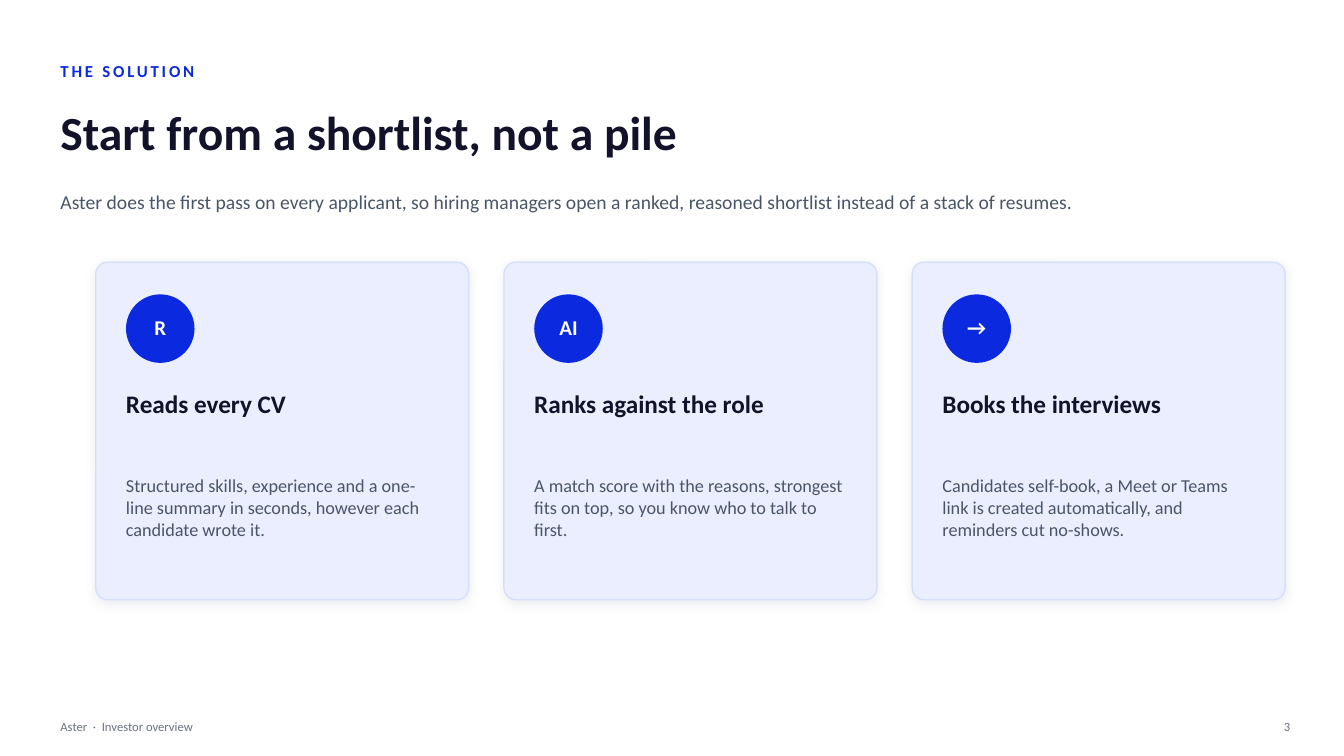
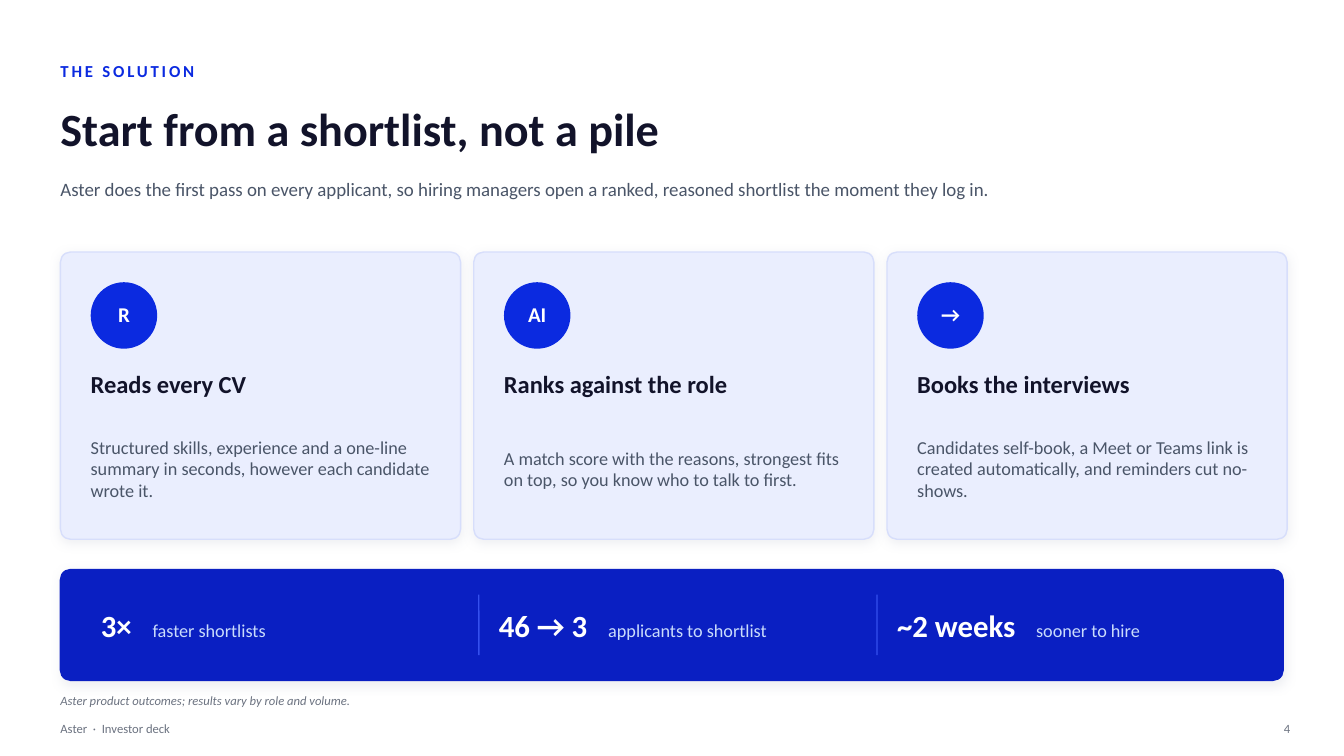
Before and after one commit to shahramly83/aster, a slide deck: slide 4 of docs/aster-investor.pptx (slide 3 before the commit). Drawn at 1344x756 pixels with LibreOffice and Linux fonts; fonts in the diff are those of the drawing. Boxes give left, top, right and bottom in pixels: in the first picture for what was removed or moved away, otherwise in the second. Text is boxed around its words. In the diff, an @@ line names an element or a change of style, - is before the commit and + after.

```diff
--- a/docs/aster-investor.pptx
+++ b/docs/aster-investor.pptx
@@ text "Start from a shortlist, not ..." at bbox=[60, 113, 659, 154]: size 34 to 33 pt @@
@@ text at bbox=[60, 183, 988, 199]: text changed; size 14 to 13.5 pt @@
-Aster does the first pass on every applicant, so hiring managers open a ranked, reasoned shortlist instead of a stack of resumes.
+Aster does the first pass on every applicant, so hiring managers open a ranked, reasoned shortlist the moment they log in.
@@ shadow changed; proportions changed in 3 elements at bbox=[887, 252, 1288, 539], bbox=[474, 252, 874, 539], bbox=[60, 252, 461, 539] @@
@@ rounded rectangle: place and size @@
-rounded rectangle at bbox=[96, 262, 469, 600]
+rounded rectangle at bbox=[60, 252, 461, 539]
@@ rounded rectangle: place and size @@
-rounded rectangle at bbox=[504, 262, 877, 600]
+rounded rectangle at bbox=[474, 252, 874, 539]
@@ rounded rectangle: place and size @@
-rounded rectangle at bbox=[912, 262, 1286, 600]
+rounded rectangle at bbox=[887, 252, 1288, 539]
@@ text "R": place and size @@
-text "R" at bbox=[154, 321, 166, 335]
+text "R" at bbox=[118, 308, 130, 322]
@@ ellipse: place and size @@
-ellipse at bbox=[126, 294, 195, 363]
+ellipse at bbox=[91, 282, 157, 349]
@@ text "AI": place and size @@
-text "AI" at bbox=[559, 321, 577, 335]
+text "AI" at bbox=[528, 308, 546, 322]
@@ ellipse: place and size @@
-ellipse at bbox=[534, 294, 603, 363]
+ellipse at bbox=[504, 282, 571, 349]
@@ ellipse: place and size @@
-ellipse at bbox=[943, 294, 1011, 363]
+ellipse at bbox=[918, 282, 984, 349]
@@ text "→": place and size @@
-text "→" at bbox=[943, 293, 1011, 362]
+text "→" at bbox=[918, 281, 984, 348]
@@ size 18 to 17.5 pt in 3 elements at bbox=[917, 375, 1130, 393], bbox=[504, 375, 727, 397], bbox=[91, 375, 246, 397] @@
@@ text "Reads every CV": place and size @@
-text "Reads every CV" at bbox=[126, 395, 286, 417]
+text "Reads every CV" at bbox=[91, 375, 246, 397]
@@ text "Ranks against the role": place and size @@
-text "Ranks against the role" at bbox=[534, 395, 764, 418]
+text "Ranks against the role" at bbox=[504, 375, 727, 397]
@@ text "Books the interviews": place and size @@
-text "Books the interviews" at bbox=[942, 395, 1161, 413]
+text "Books the interviews" at bbox=[917, 375, 1130, 393]
@@ text "Structured skills, experience and a ..." rewrapped from bbox=[126, 479, 419, 536] to bbox=[91, 441, 429, 497] @@
@@ text "A match score with the ..." rewrapped from bbox=[534, 479, 843, 536] to bbox=[504, 452, 839, 489] @@
@@ text "Candidates self-book, a Meet or ..." rewrapped from bbox=[942, 479, 1228, 536] to bbox=[917, 441, 1248, 497] @@
@@ rounded rectangle added at bbox=[60, 570, 1284, 681], fill #0A1FC2, outline #0A1FC2 1 pt @@
@@ line added from (479, 595) to (479, 655), #3550EE 1 pt @@
@@ line added from (877, 595) to (877, 655), #3550EE 1 pt @@
@@ text added at bbox=[101, 617, 266, 638], 13 pt, text #CADCFC @@
+3× faster shortlists
@@ text added at bbox=[499, 616, 767, 640], 13 pt, text #CADCFC @@
+46 → 3 applicants to shortlist
@@ text added at bbox=[897, 615, 1140, 638], 13 pt, text #CADCFC @@
+~2 weeks sooner to hire
@@ text added at bbox=[60, 696, 350, 707], 9 pt, text #6B7280, italic @@
+Aster product outcomes; results vary by role and volume.
@@ text at bbox=[60, 724, 170, 733]: text changed @@
-Aster · Investor overview
+Aster · Investor deck
@@ text removed at bbox=[1284, 723, 1290, 731] @@
-3
@@ text added at bbox=[1284, 725, 1290, 733], 9 pt, text #6B7280 @@
+4
```
Also in this commit, not shown: 6 other slides changed, 7 slides added, 5 slides removed.
